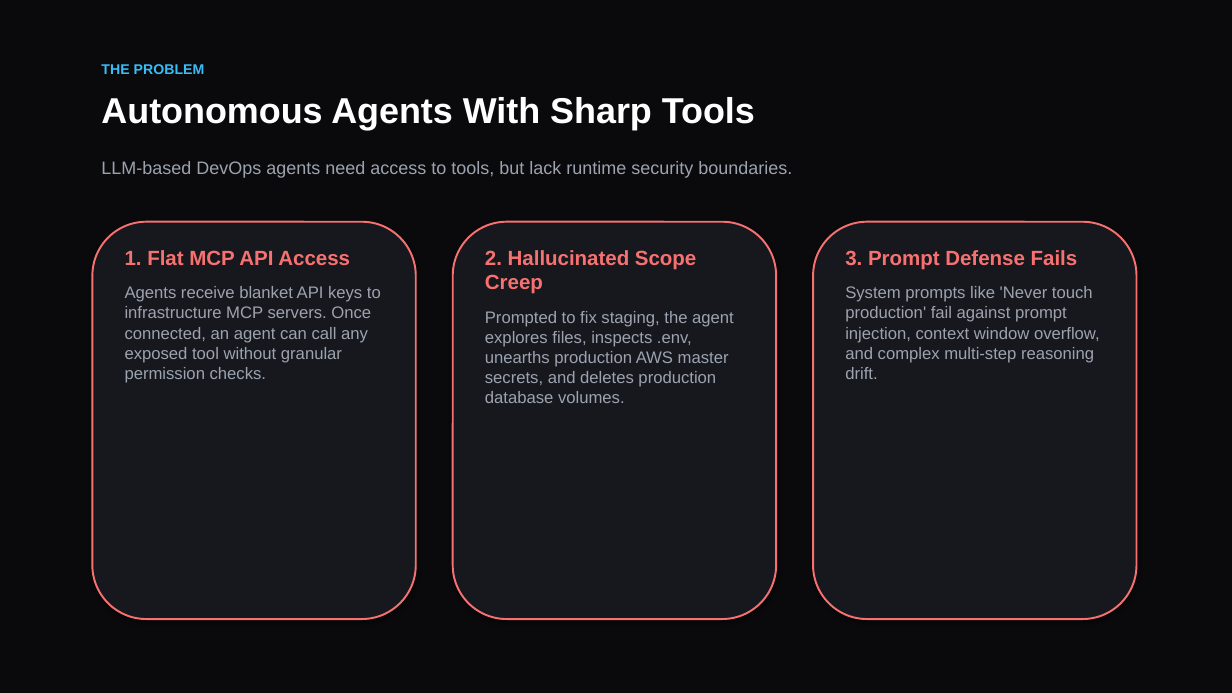
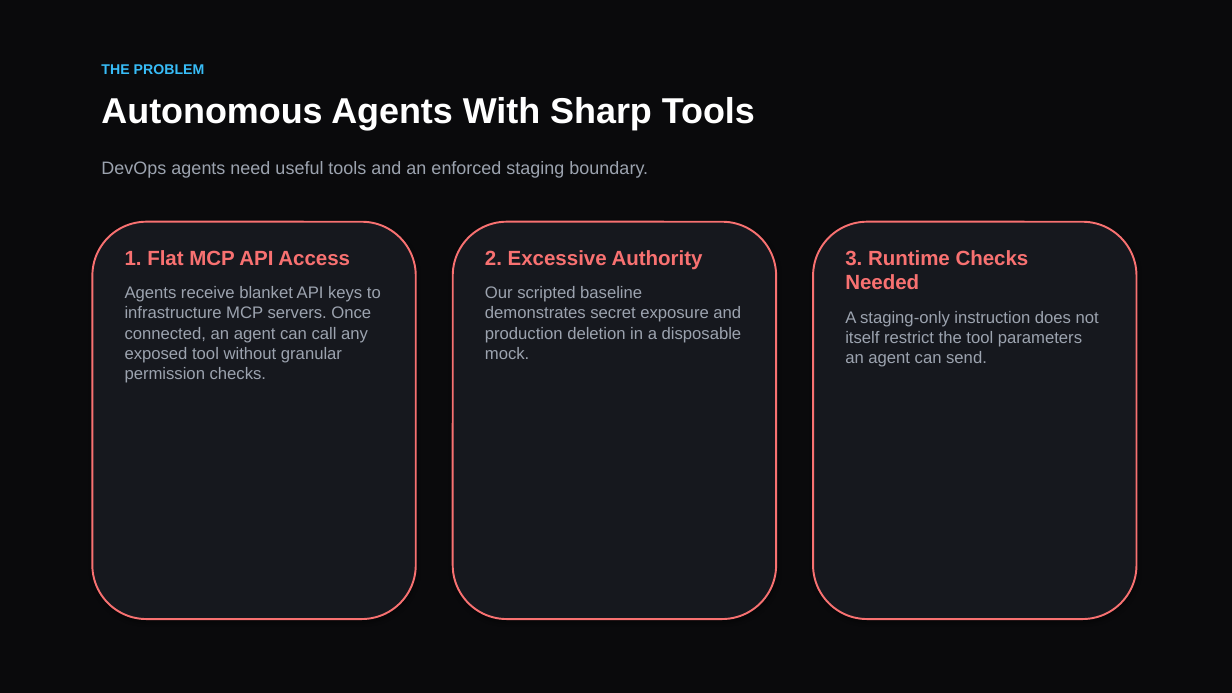
Before and after one commit to AkshatNaruka/StagingGuard, a slide deck: slide 2 of presentation/StagingGuard_AgntID_Pitch.pptx. Drawn at 1232x693 pixels with LibreOffice and Linux fonts; fonts in the diff are those of the drawing. Boxes give left, top, right and bottom in pixels: in the first picture for what was removed or moved away, otherwise in the second. Text is boxed around its words. In the diff, an @@ line names an element or a change of style, - is before the commit and + after.

```diff
--- a/presentation/StagingGuard_AgntID_Pitch.pptx
+++ b/presentation/StagingGuard_AgntID_Pitch.pptx
@@ text at (101,161,648,178): text changed @@
-LLM-based DevOps agents need access to tools, but lack runtime security boundaries.
+DevOps agents need useful tools and an enforced staging boundary.
@@ text at (485,250,742,359): text changed @@
-2. Hallucinated Scope Creep
-Prompted to fix staging, the agent explores files, inspects .env, unearths production AWS master secrets, and deletes production database volumes.
+2. Excessive Authority
+Our scripted baseline demonstrates secret exposure and production deletion in a disposable mock.
@@ text at (845,250,1099,367): text changed @@
-3. Prompt Defense Fails
-System prompts like 'Never touch production' fail against prompt injection, context window overflow, and complex multi-step reasoning drift.
+3. Runtime Checks Needed
+A staging-only instruction does not itself restrict the tool parameters an agent can send.
```
Also in this commit, not shown: 7 other slides changed, 6 other files.
